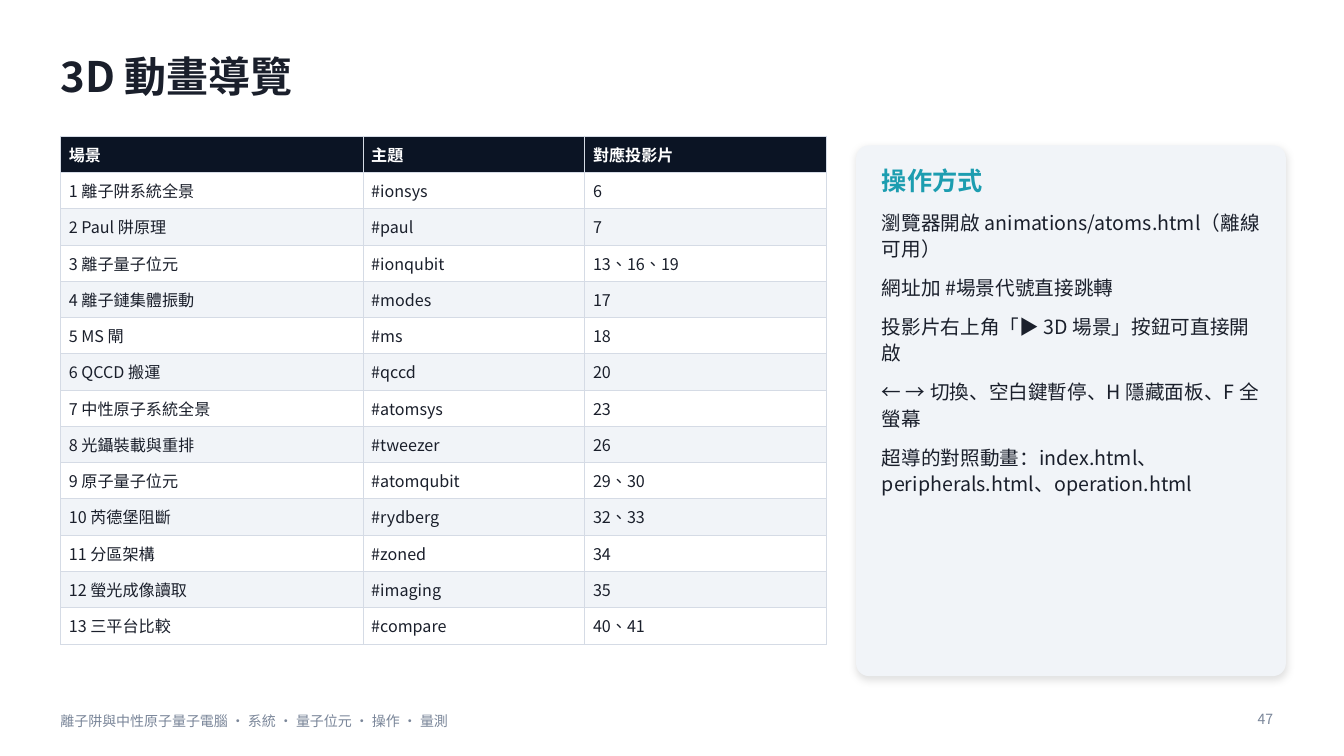
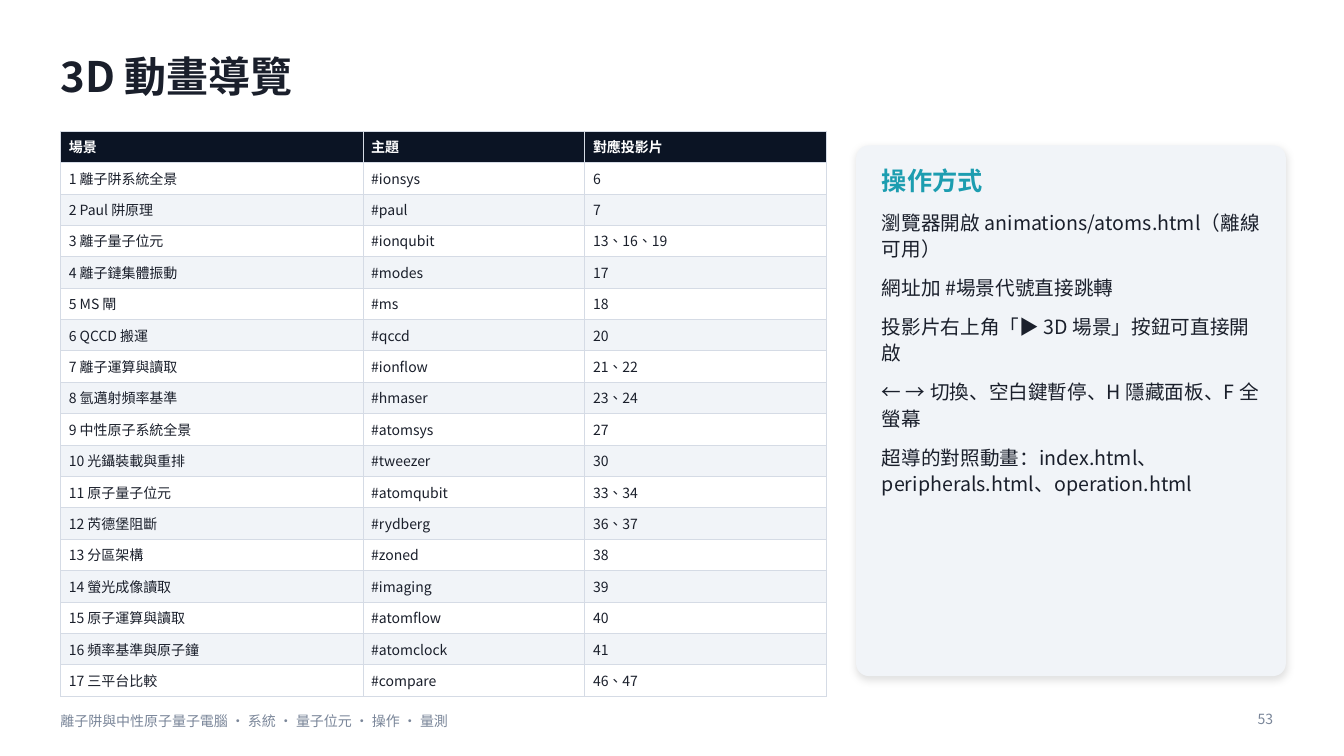
Before and after one commit to pcpcchen-coder/QuantumComputing, a slide deck: slide 53 of slides/Ion_NeutralAtom_Talk.pptx (slide 47 before the commit). Drawn at 1344x756 pixels with LibreOffice and Linux fonts; fonts in the diff are those of the drawing. Boxes give left, top, right and bottom in pixels: in the first picture for what was removed or moved away, otherwise in the second. Text is boxed around its words. In the diff, an @@ line names an element or a change of style, - is before the commit and + after.

```diff
--- a/slides/Ion_NeutralAtom_Talk.pptx
+++ b/slides/Ion_NeutralAtom_Talk.pptx
@@ table at [60, 131, 827, 693] @@
-row 8: 7 中性原子系統全景 | #atomsys | 23
-row 9: 8 光鑷裝載與重排 | #tweezer | 26
-row 10: 9 原子量子位元 | #atomqubit | 29、30
-row 11: 10 芮德堡阻斷 | #rydberg | 32、33
-row 12: 11 分區架構 | #zoned | 34
-row 13: 12 螢光成像讀取 | #imaging | 35
-row 14: 13 三平台比較 | #compare | 40、41
+row 8: 7 離子運算與讀取 | #ionflow | 21、22
+row 9: 8 氫邁射頻率基準 | #hmaser | 23、24
+row 10: 9 中性原子系統全景 | #atomsys | 27
+row 11: 10 光鑷裝載與重排 | #tweezer | 30
+row 12: 11 原子量子位元 | #atomqubit | 33、34
+row 13: 12 芮德堡阻斷 | #rydberg | 36、37
+row 14: 13 分區架構 | #zoned | 38
+row 15: 14 螢光成像讀取 | #imaging | 39
+row 16: 15 原子運算與讀取 | #atomflow | 40
+row 17: 16 頻率基準與原子鐘 | #atomclock | 41
+row 18: 17 三平台比較 | #compare | 46、47
@@ table: place and size @@
-table at [60, 136, 827, 640]
+table at [60, 131, 827, 693]
@@ page number at [1258, 713, 1274, 724]: text changed @@
-47
+53
```
Also in this commit, not shown: 12 other slides changed, 6 slides added, 36 other files.
